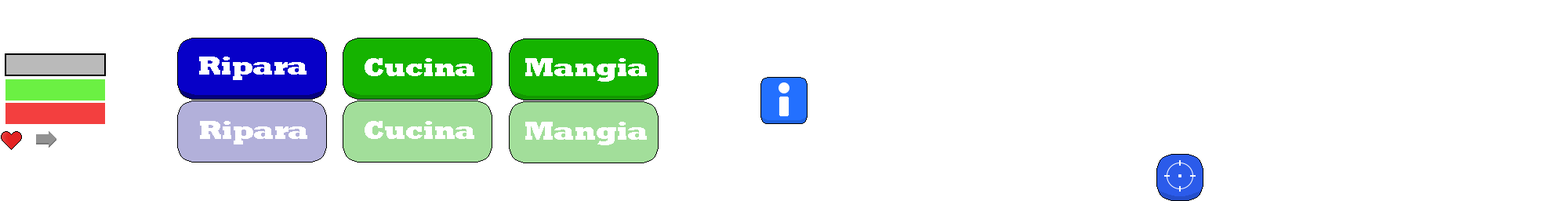
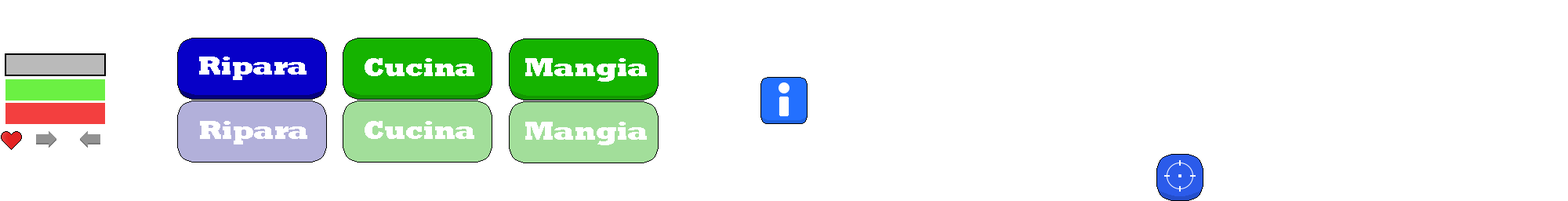
Two versions of the same layered image (w=1568, h=201). Layer-by-layer changes:
added layer "Livello 1" above "Ellipse 2" over left=79, top=130, right=101, bottom=148
